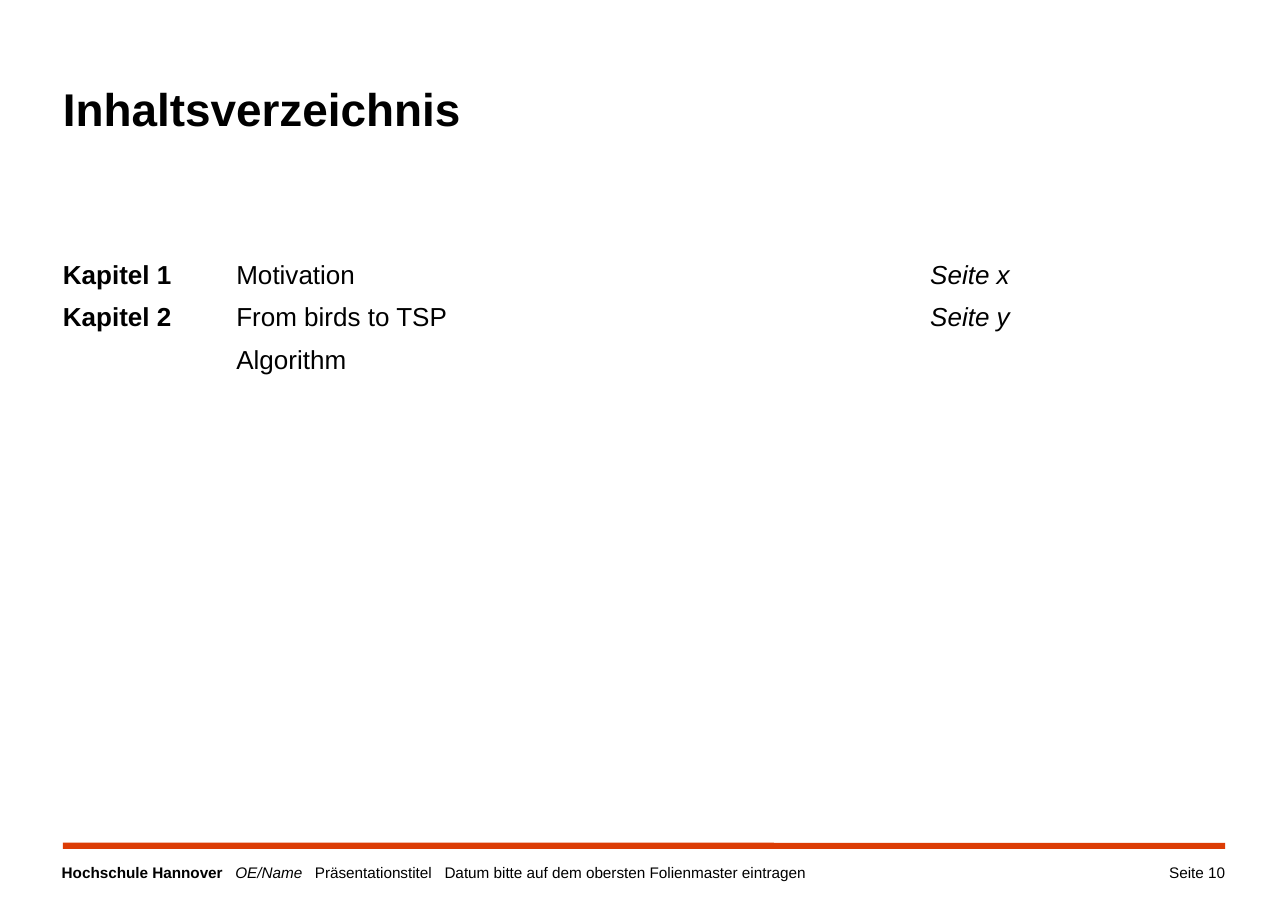
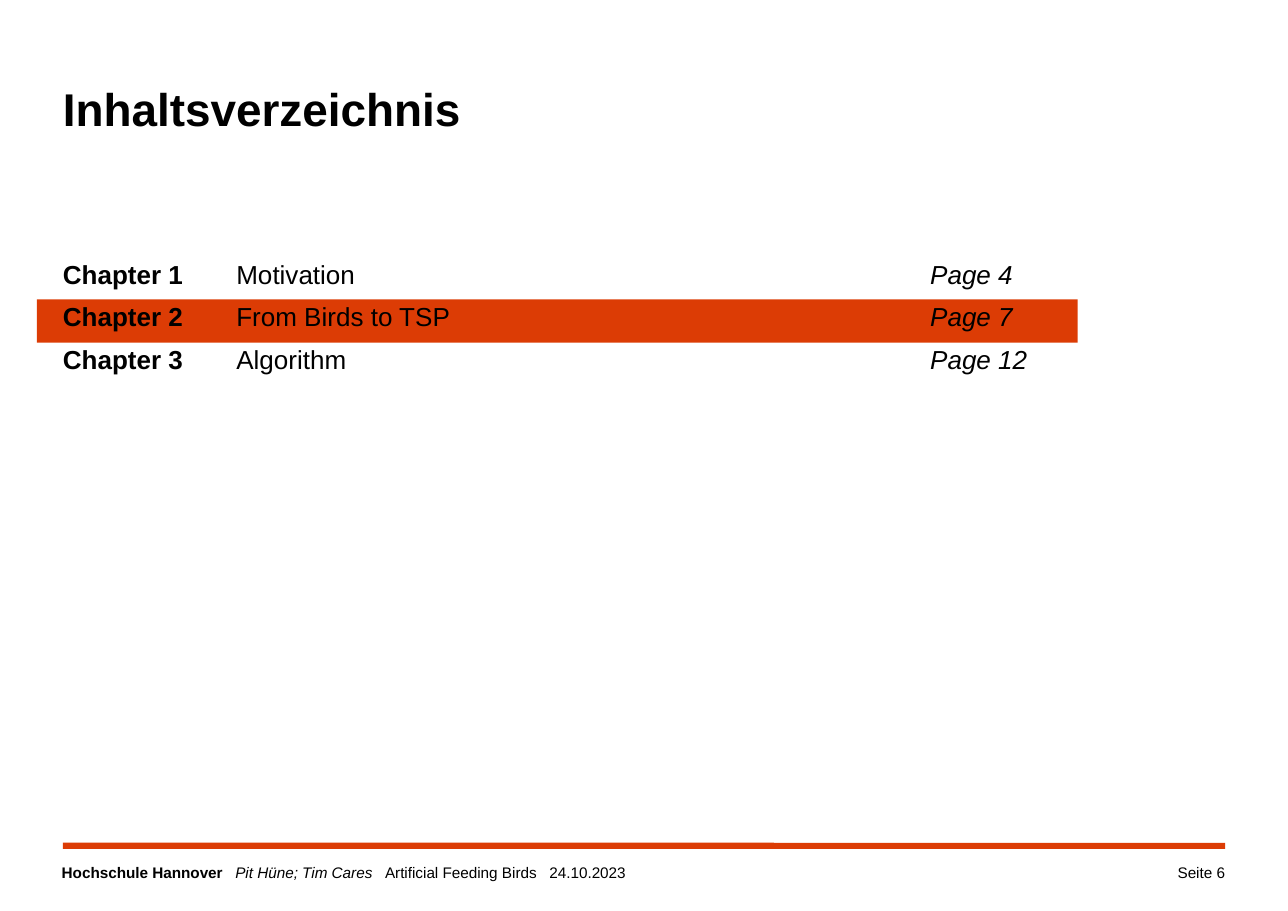
Before and after one commit to TimCares/AFB-Metaheuristic, a slide deck: slide 6 of doc/algorithm.pptx (slide 10 before the commit). Drawn at 1288x911 pixels with LibreOffice and Linux fonts; fonts in the diff are those of the drawing; background and template pictures are left out. Boxes give left, top, right and bottom in pixels: in the first picture for what was removed or moved away, otherwise in the second. Text is boxed around its words. In the diff, an @@ line names an element or a change of style, - is before the commit and + after.

```diff
--- a/doc/algorithm.pptx
+++ b/doc/algorithm.pptx
@@ table at <box>63,258,1078,803</box> @@
-row 1: Kapitel 1 / Kapitel 2 | Motivation / From birds to TSP / Algorithm | Seite x / Seite y
+row 1: Chapter 1 / Chapter 2 / Chapter 3 | Motivation / From Birds to TSP / Algorithm | Page 4 / Page 7 / Page 12
@@ rectangle added at <box>37,300,1079,343</box>, fill #DC3C05 @@
@@ text at <box>62,867,625,881</box>: text changed @@
-Hochschule Hannover OE/Name Präsentationstitel Datum bitte auf dem obersten Folienmaster eintragen
+Hochschule Hannover Pit Hüne; Tim Cares Artificial Feeding Birds 24.10.2023
@@ page number at <box>1178,867,1226,878</box>: text changed @@
-Seite 10
+Seite 6
```
Also in this commit, not shown: 14 other slides changed, 2 slides added.
